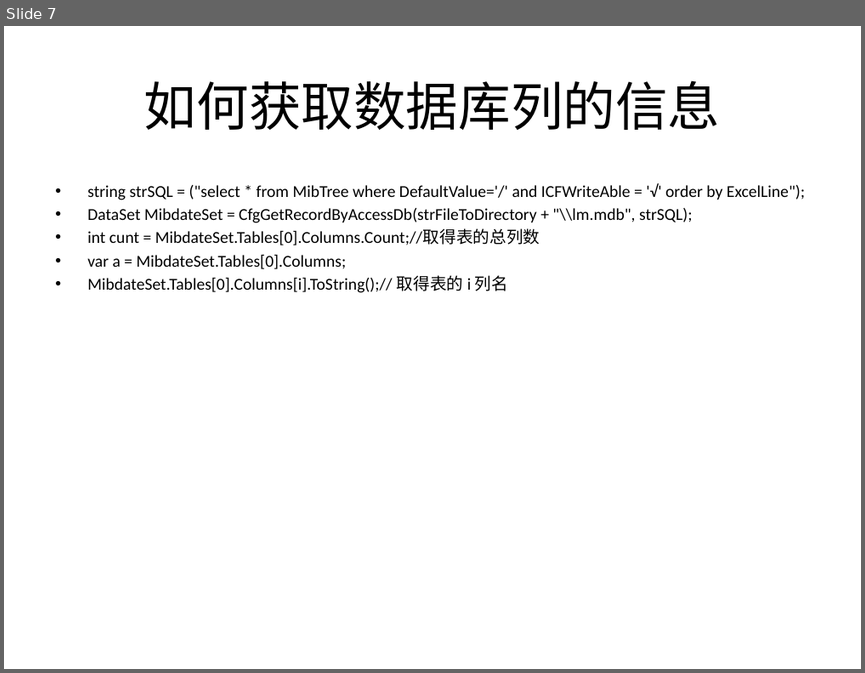
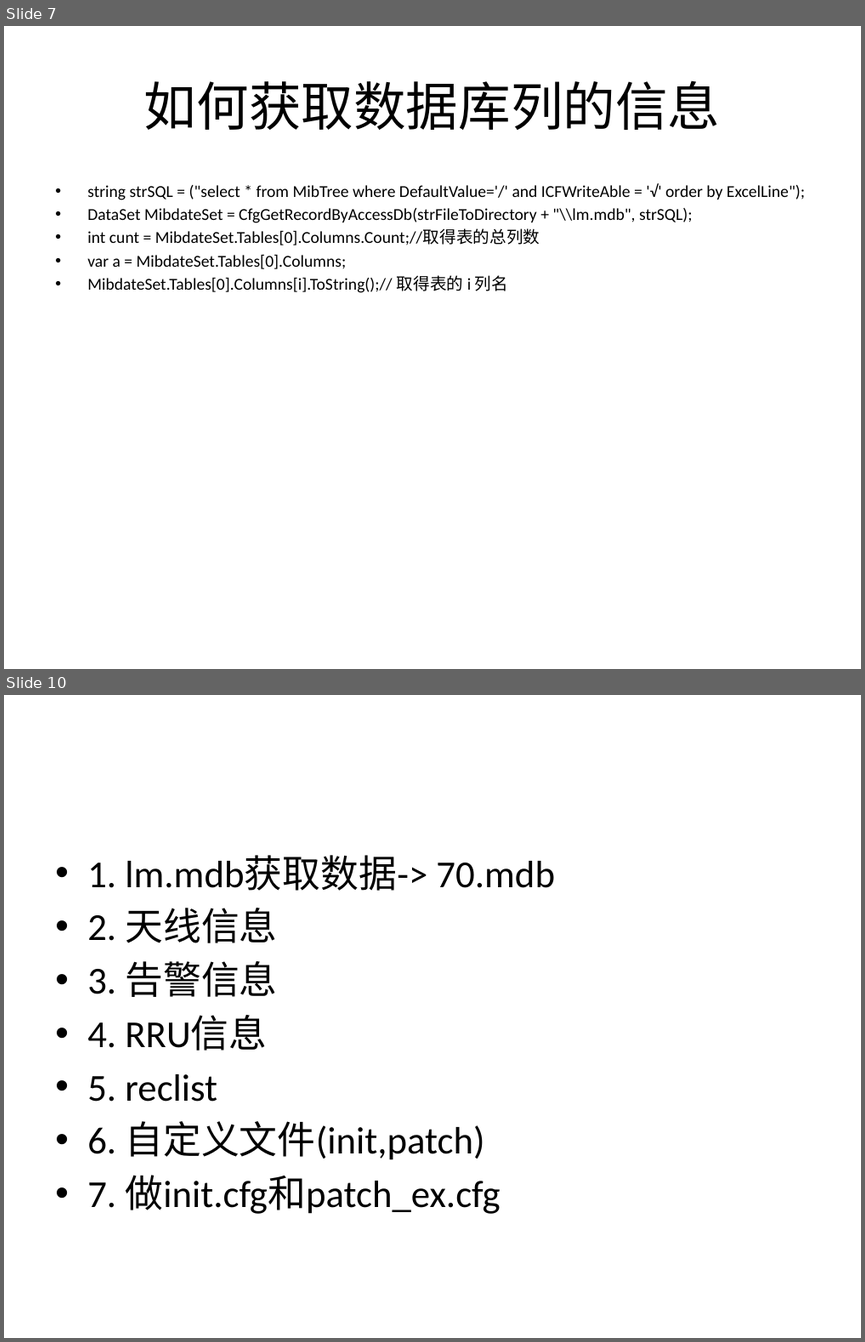
Before and after one commit to 180579045/LMT2018, a slide deck: Doc/参考文档/生成cfg相关文档/转化过程总结 ： cfg 转化过程.pptx. Shown one above the other, each under a label of ours: slide 7 before the commit, slides 7 and 10 after it; the slides between them are not shown. The pictures are 865x673 and 865x1342 pixels, drawn with LibreOffice and Linux fonts; fonts in the diff are those of the drawing. Boxes give left, top, right and bottom in pixels: in the first picture for what was removed or moved away, otherwise in the second. Text is boxed around its words. In the diff, an @@ line names an element or a change of style, - is before the commit and + after.

Commit message:
天线excel———BS 处 获取数据，但没处理结构

```diff
--- a/Doc/参考文档/生成cfg相关文档/转化过程总结 ： cfg 转化过程.pptx
+++ b/Doc/参考文档/生成cfg相关文档/转化过程总结 ： cfg 转化过程.pptx
@@ slide 10 added at [4,695,861,1338], background #FFFFFF @@
@@ text added at [87,856,555,1213], 32 pt, text #000000 @@
+• 1. lm.mdb获取数据-> 70.mdb
+• 2. 天线信息
+• 3. 告警信息
+• 4. RRU信息
+• 5. reclist
+• 6. 自定义文件(init,patch)
+• 7. 做init.cfg和patch_ex.cfg
```
Also in this commit, not shown: 5 other slides added, 2 other files.
